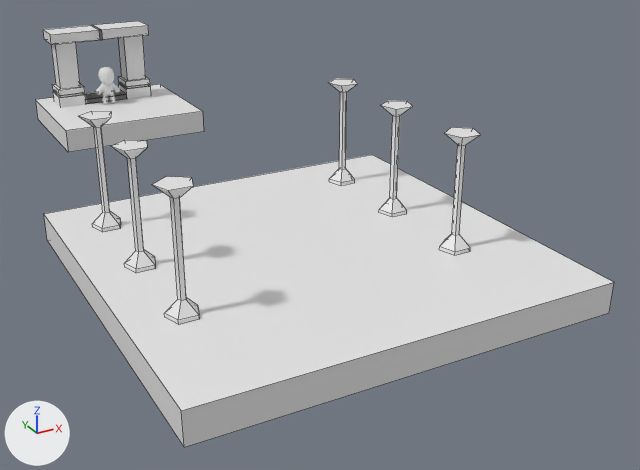
One commit to the Blender file blender/world.blend: the scene before it, then after it.
The view is the same before and after, from a 50 mm lens placed at (-22.8, -84.4, 24.1), pointed at (6.8, -30.4, -2.8). Every picture has the same lights, and +X, +Y and +Z are marked at lower left. Mesh edges are drawn as thin lines on the coarser meshes.

The older version as bpy lines, for what is in view:
```python
me_cube = bpy.data.meshes.new('Cube')
me_cube.from_pydata(...)  # a box spanning x -6.0..7.0, y -7.0..5.0, z -1.0..1.0
me_cube.materials.append(mat_material)  # white #e7e7e7
me_cube_002 = bpy.data.meshes.new('Cube.002')
me_cube_002.from_pydata(...)  # a box spanning x -12.2..14.2, y -52.2..-25.8, z -1.0..1.0
me_cylinder = bpy.data.meshes.new('Cylinder')
me_cylinder.from_pydata(...)  # 25 vertices, 22 faces; spans x -10.06..-7.94, y -37.9..-35.88, z 1.0..8.58
ob_cube = bpy.data.objects.new('Cube', me_cube)
ob_cube.location = (0.0, 0.0, 0.0)
ob_cube_002 = bpy.data.objects.new('Cube.002', me_cube_002)
ob_cube_002.location = (0.0, 0.0, 0.0)
ob_cylinder = bpy.data.objects.new('Cylinder', me_cylinder)
ob_cylinder.location = (0.0, 7.0, 0.0)
_m = ob_cylinder.modifiers.new('Mirror', 'MIRROR')
ob_cylinder_001 = bpy.data.objects.new('Cylinder.001', me_cylinder)
ob_cylinder_001.location = (0.0, 0.05, 0.0)
_m = ob_cylinder_001.modifiers.new('Mirror', 'MIRROR')
ob_cylinder_002 = bpy.data.objects.new('Cylinder.002', me_cylinder)
ob_cylinder_002.location = (0.0, -7.0, 0.0)
_m = ob_cylinder_002.modifiers.new('Mirror', 'MIRROR')
# also in view: 'Cube.001' at (0.0, 2.0, 4.0)
```
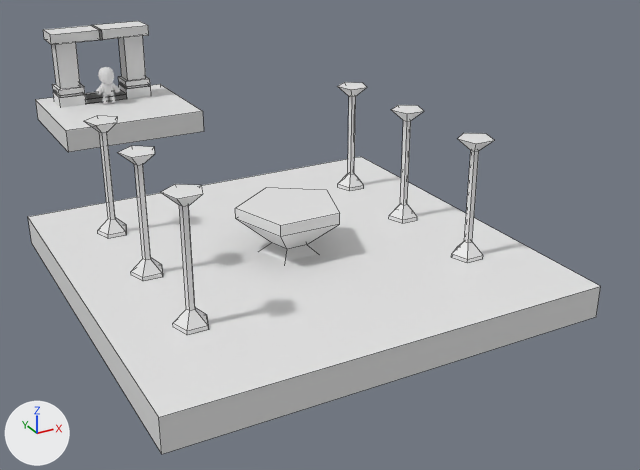
Commit message: world update

Patch to the scene script:
```diff
--- a/blender/world.blend.py
+++ b/blender/world.blend.py
@@ me_cylinder_001 @@
+me_cylinder_001.from_pydata(...)  # 20 vertices, 17 faces; spans x -3.2..3.2, y -2.72..3.36, z 0.72..3.95
@@ ob_cylinder @@
 ob_cylinder = bpy.data.objects.new('Cylinder', me_cylinder)
-ob_cylinder.location = (0.0, 7.0, 0.0)
+ob_cylinder.location = (0.0, 5.73, 0.0)
 _m = ob_cylinder.modifiers.new('Mirror', 'MIRROR')
@@ ob_cylinder_001 @@
 ob_cylinder_001 = bpy.data.objects.new('Cylinder.001', me_cylinder)
-ob_cylinder_001.location = (0.0, 0.05, 0.0)
+ob_cylinder_001.location = (0.0, -1.22, 0.0)
 _m = ob_cylinder_001.modifiers.new('Mirror', 'MIRROR')
@@ ob_cylinder_002 @@
 ob_cylinder_002 = bpy.data.objects.new('Cylinder.002', me_cylinder)
-ob_cylinder_002.location = (0.0, -7.0, 0.0)
+ob_cylinder_002.location = (0.0, -8.27, 0.0)
 _m = ob_cylinder_002.modifiers.new('Mirror', 'MIRROR')
@@ ob_cube_002 @@
 ob_cube_002 = bpy.data.objects.new('Cube.002', me_cube_002)
-ob_cube_002.location = (0.0, 0.0, 0.0)
+ob_cube_002.location = (-1.05, 0.0, 0.0)
@@ ob_cylinder_003 @@
+ob_cylinder_003 = bpy.data.objects.new('Cylinder.003', me_cylinder_001)
+ob_cylinder_003.location = (0.0, -39.0, 0.0)
```

Changed parts and their boxes (x1, y1, x2, y2) in the pictures (640 x 470 px):
'Cube.002', moved
    before: (44, 155, 614, 447)
    after: (28, 157, 601, 454)
'Cylinder.002', moved
    before: (152, 127, 481, 325)
    after: (160, 133, 494, 335)
'Cylinder.003', added
    after: (235, 188, 340, 261)
'Cylinder.001', moved
    before: (111, 100, 413, 273)
    after: (117, 105, 424, 281)
'Cylinder', moved
    before: (79, 79, 358, 232)
    after: (84, 82, 367, 239)
